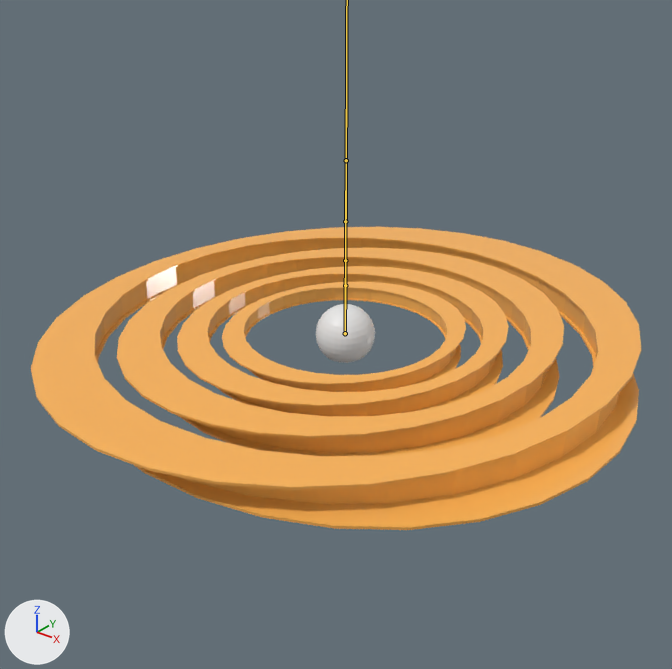
Two versions of the FBX model bloss1/assets/models/ophanim/ophanim.fbx, one commit apart.
One viewpoint serves both versions: a 50 mm camera at (227.0, -290.0, 178.0) aimed at (-2.0, -3.0, 0.0). Arrows for +X, +Y and +Z are at lower left; the lights stay in place. The bones that bend it are drawn over the model as lines.

In view in the first picture: 'Eye', 'Ring1', 'Ring2', 'Ring3', 'Ring4'.
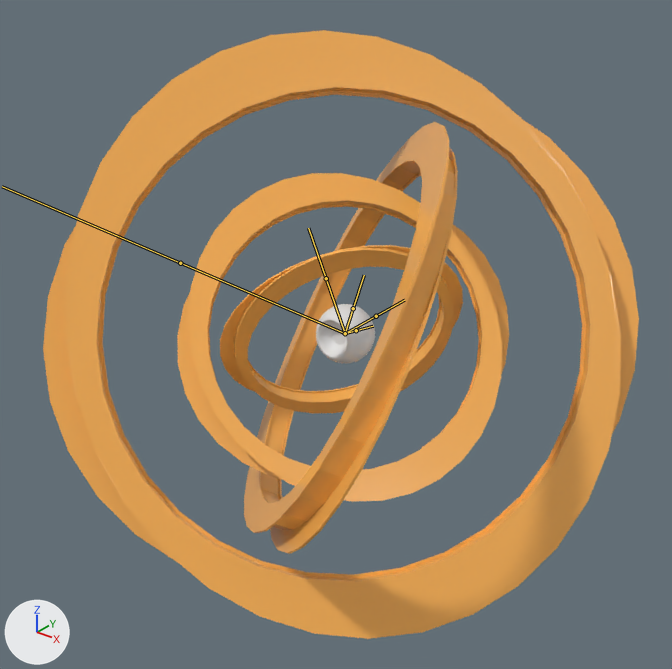
The newer file adds an action. The first version stands in its rest pose; the second is drawn at frame 240 of the action 'OphanimArmature|OphanimAlert'.

What differs and where, as boxes (x1, y1, x2, y2) in the pictures (672 x 669 px):
'Ring4', posed (101% taller): before (31, 227, 641, 530); after (43, 30, 639, 639)
'Ring3', posed (52% narrower, 107% taller): before (117, 248, 564, 456); after (244, 122, 458, 554)
'Ring2', posed: before (177, 266, 509, 416); after (177, 173, 509, 502)
'Ring1', posed: before (222, 282, 466, 392); after (220, 245, 463, 413)
'Eye', posed: (316, 304, 375, 363) in both
bone 'Eye', root to tip: before (345, 333) to (345, 285); after (345, 333) to (376, 316)
bone 'Ring1', root to tip: before (345, 333) to (345, 260); after (345, 333) to (326, 278)
bone 'Ring2', root to tip: before (345, 333) to (345, 221); after (345, 333) to (353, 308)
bone 'Ring3', root to tip: before (345, 333) to (346, 160); after (345, 333) to (180, 263)
bone 'Ring4', root to tip: before (345, 333) to (346, 160); after (345, 333) to (356, 330)

Edits to the bpy script that builds the scene:
```text
Change bone_eye:
    where bone_eye = bpy.data.objects['OphanimArmature'].pose.bones['Eye']
    bone_eye.rotation_quaternion: (1.0, 0.0, 0.0, 0.0) -> (0.168, -0.17, 0.689, -0.684)  # degrees (0, 0, 0) -> degrees (-90, 0, -152)
Change bone_ring1:
    where bone_ring1 = bpy.data.objects['OphanimArmature'].pose.bones['Ring1']
    bone_ring1.rotation_quaternion: (1.0, 0.0, 0.0, 0.0) -> (-0.231, 0.517, -0.804, 0.183)  # degrees (0, 0, 0) -> degrees (-147, 10, -111)
Change bone_ring2:
    where bone_ring2 = bpy.data.objects['OphanimArmature'].pose.bones['Ring2']
    bone_ring2.rotation_quaternion: (1.0, 0.0, 0.0, 0.0) -> (0.596, -0.003, -0.665, -0.449)  # degrees (0, 0, 0) -> degrees (79, -53, -119)
Change bone_ring3:
    where bone_ring3 = bpy.data.objects['OphanimArmature'].pose.bones['Ring3']
    bone_ring3.rotation_quaternion: (1.0, 0.0, 0.0, 0.0) -> (-0.354, 0.23, -0.769, -0.479)  # degrees (0, 0, 0) -> degrees (-63, 130, 1)
Change bone_ring4:
    where bone_ring4 = bpy.data.objects['OphanimArmature'].pose.bones['Ring4']
    bone_ring4.rotation_quaternion: (1.0, 0.0, 0.0, 0.0) -> (0.67, 0.525, 0.523, -0.029)  # degrees (0, 0, 0) -> degrees (98, 47, 49)
```
